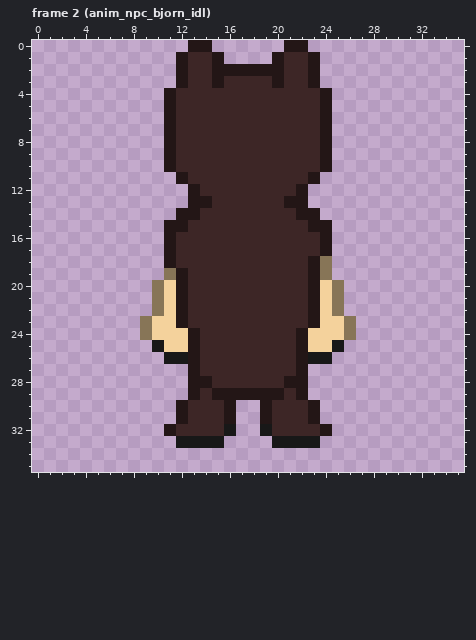
Pixel-art file: Assets/TCCHD2D/Art/Sprites/Chars/spr_npc_bjorn.ase. Above: the version before the commit.
36x36 pixels, 28 frames. Colours within 5 levels of each other are drawn and written as one. Shown: frame 2 (anim_npc_bjorn_idl). The commit also changed other frames, which this record leaves out.
Once edited:
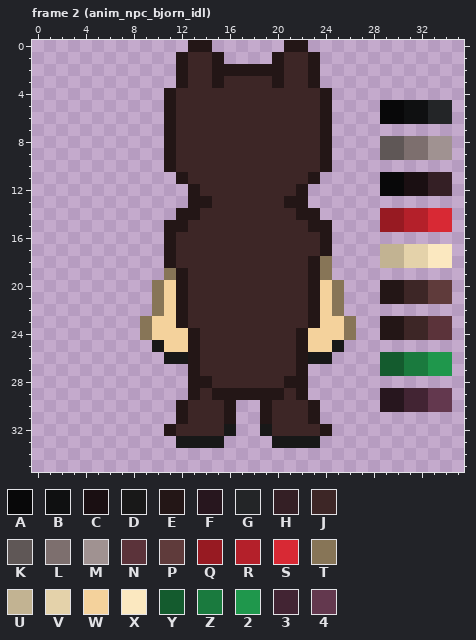
Palette (. is transparent): A #080809  B #0f1011  C #1a0f12  D #181818  E #231616  F #27161e  G #232527  H #341f25  J #3d2626  K #5f5756  L #7d6f6e  M #a09291  N #5b333a  P #5f3b3b  Q #971a22  R #b4202a  S #d82934  T #877557  U #c2b392  V #e4d2aa  W #f4d29c  X #fbe8c0  Y #145b2e  Z #1a7a3e  2 #1f974c  3 #422433  4 #63384e
From old to new:
layer "Layer 1" now shown
--- frame 2 (anim_npc_bjorn_idl), layer "Layer 1"
@@ x 27..35 @@
  4 .........
- 5 .........
- 6 .........
+ 5 ..AABBGG.
+ 6 ..AABBGG.
  7 .........
- 8 .........
- 9 .........
+ 8 ..KKLLMM.
+ 9 ..KKLLMM.
 10 .........
-11 .........
-12 .........
+11 ..AACCHH.
+12 ..AACCHH.
 13 .........
-14 .........
-15 .........
+14 ..QQRRSS.
+15 ..QQRRSS.
 16 .........
-17 .........
-18 .........
+17 ..UUVVXX.
+18 ..UUVVXX.
 19 .........
-20 .........
-21 .........
+20 ..EEJJPP.
+21 ..EEJJPP.
 22 .........
-23 .........
-24 .........
+23 ..EEJJNN.
+24 ..EEJJNN.
 25 .........
-26 .........
-27 .........
+26 ..YYZZ22.
+27 ..YYZZ22.
 28 .........
-29 .........
-30 .........
+29 ..FF3344.
+30 ..FF3344.
 31 .........
